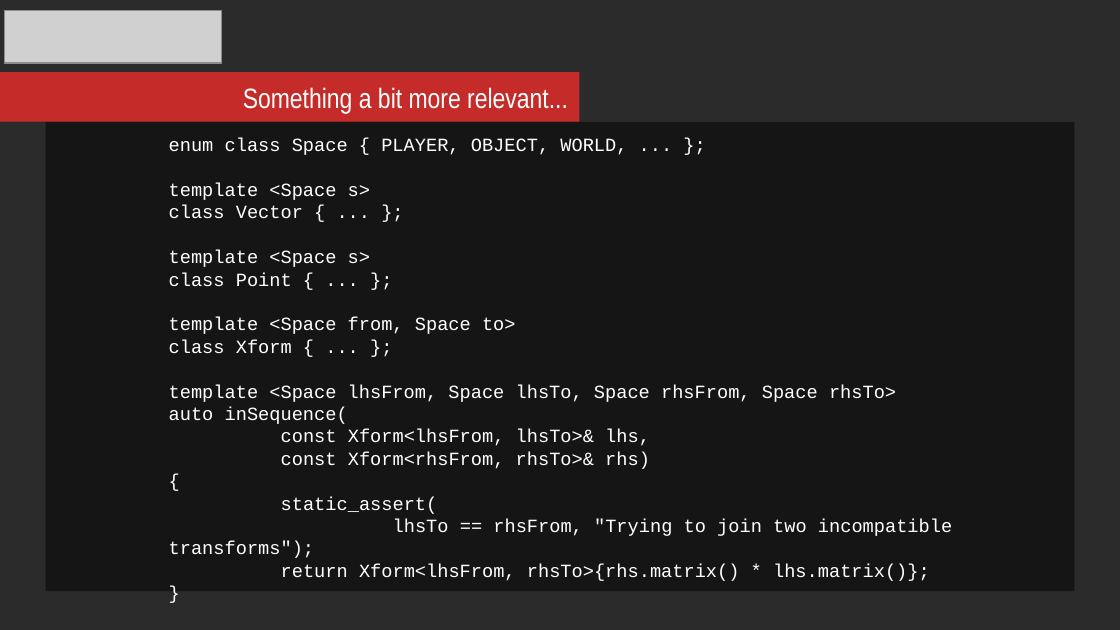
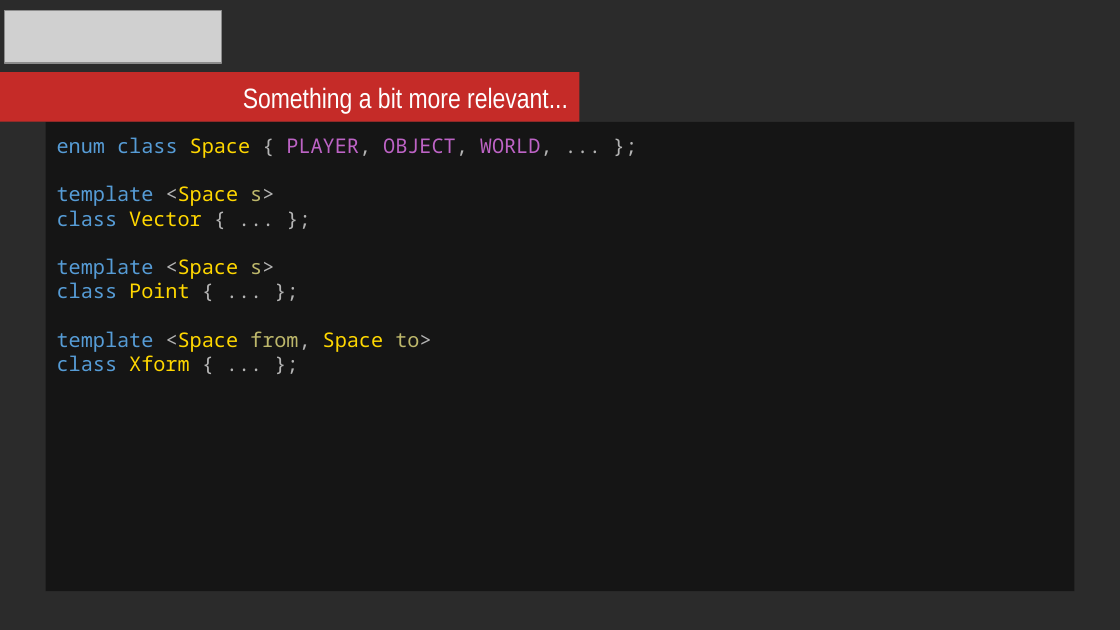
Before and after one commit to mikosz/type-safety, a slide deck: slide 24 of ask-not-what-you-can-do-for-the-compiler.odp. Drawn at 1120x630 pixels with LibreOffice and Linux fonts; fonts in the diff are those of the drawing; grey boxes stand for pictures; background and template pictures are left out; a plain dark background stands for a picture behind light text. Boxes give left, top, right and bottom in pixels: in the first picture for what was removed or moved away, otherwise in the second. Text is boxed around its words. In the diff, an @@ line names an element or a change of style, - is before the commit and + after.

```diff
--- a/ask-not-what-you-can-do-for-the-compiler.odp
+++ b/ask-not-what-you-can-do-for-the-compiler.odp
@@ rectangle "enum class Space { PLAYER, ..." at bbox=[46, 122, 1074, 591]: size 12 to 13 pt, font Courier New to Noto Sans Mono; text colour #FFFFFF to #569CD6 in "enum class", "template", "class", "template" and 3 more places; text colour #FFFFFF to #FFD700 in "Space", "<Space", "Vector", "<Space" and 3 more places; text colour #FFFFFF to #B4B4B4 in "{ PLAYER, OBJECT, WORLD, ... };", "<Space s>", "{ ... };", "<Space s>" and 3 more places; text colour #FFFFFF to #BD63C5 in "PLAYER, OBJECT, WORLD,"; text colour #FFFFFF to #BDB76B in "s>", "s>", "from, to>"; indent changed @@
@@ text in rectangle at bbox=[169, 385, 952, 581]: paragraphs removed @@
-template <Space lhsFrom, Space lhsTo, Space rhsFrom, Space rhsTo>
-auto inSequence(
-const Xform<lhsFrom, lhsTo>& lhs,
-const Xform<rhsFrom, rhsTo>& rhs)
-{
-static_assert(
-lhsTo == rhsFrom, "Trying to join two incompatible transforms");
-return Xform<lhsFrom, rhsTo>{rhs.matrix() * lhs.matrix()};
-}
```
Also in this commit, not shown: 5 other slides changed, 1 slide added, 1 slide removed.
